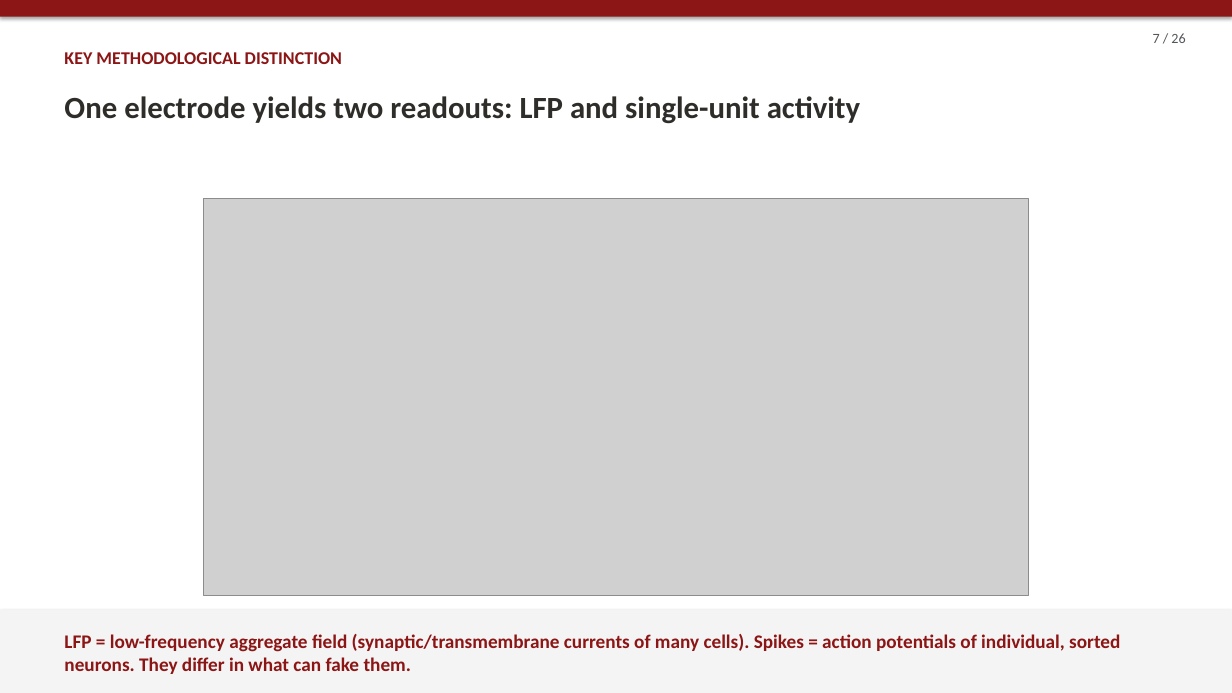
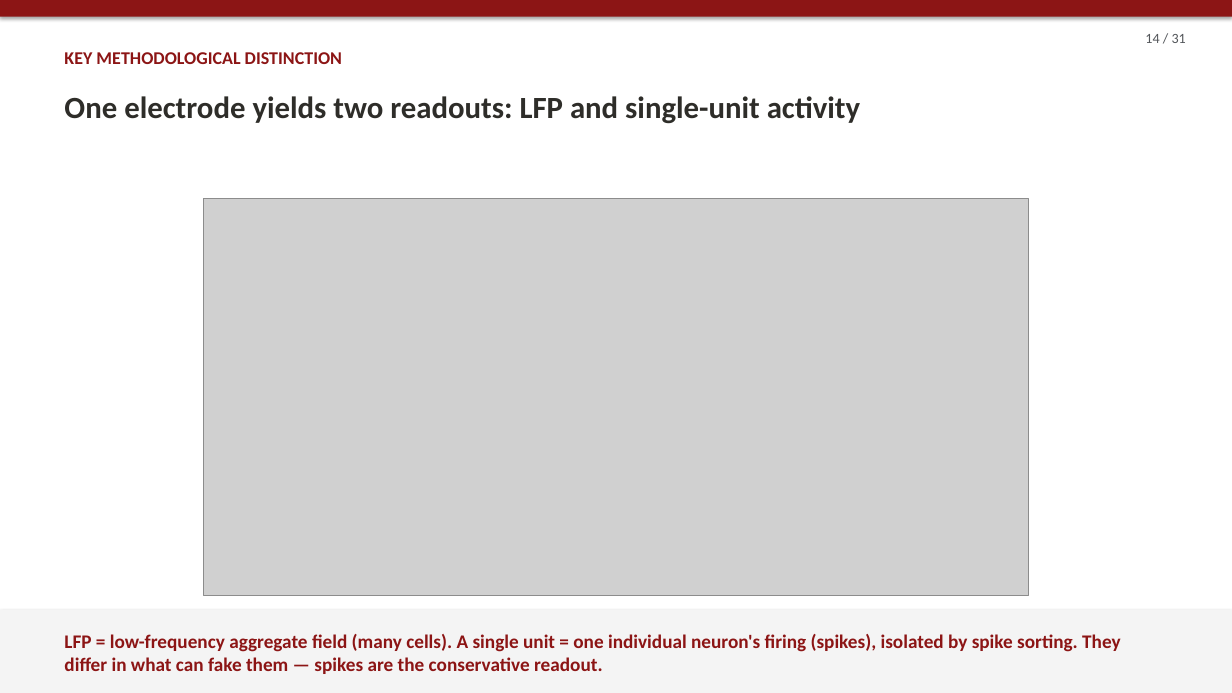
Before and after one commit to wehabit/hpaticmousebuzsakilab, a slide deck: slide 14 of presentation/haptic_brain_talk.pptx (slide 7 before the commit). Drawn at 1232x693 pixels with LibreOffice and Linux fonts; fonts in the diff are those of the drawing; grey boxes stand for pictures. Boxes give left, top, right and bottom in pixels: in the first picture for what was removed or moved away, otherwise in the second. Text is boxed around its words. In the diff, an @@ line names an element or a change of style, - is before the commit and + after.

```diff
--- a/presentation/haptic_brain_talk.pptx
+++ b/presentation/haptic_brain_talk.pptx
@@ text at (x1=1145, y1=34, x2=1186, y2=43): text changed @@
-7 / 26
+14 / 31
@@ text at (x1=64, y1=634, x2=1120, y2=674): text changed @@
-LFP = low-frequency aggregate field (synaptic/transmembrane currents of many cells). Spikes = action potentials of individual, sorted neurons. They differ in what can fake them.
+LFP = low-frequency aggregate field (many cells). A single unit = one individual neuron's firing (spikes), isolated by spike sorting. They differ in what can fake them — spikes are the conservative readout.
```
Also in this commit, not shown: 16 other slides changed, 14 slides added, 9 slides removed, 5 other files.
